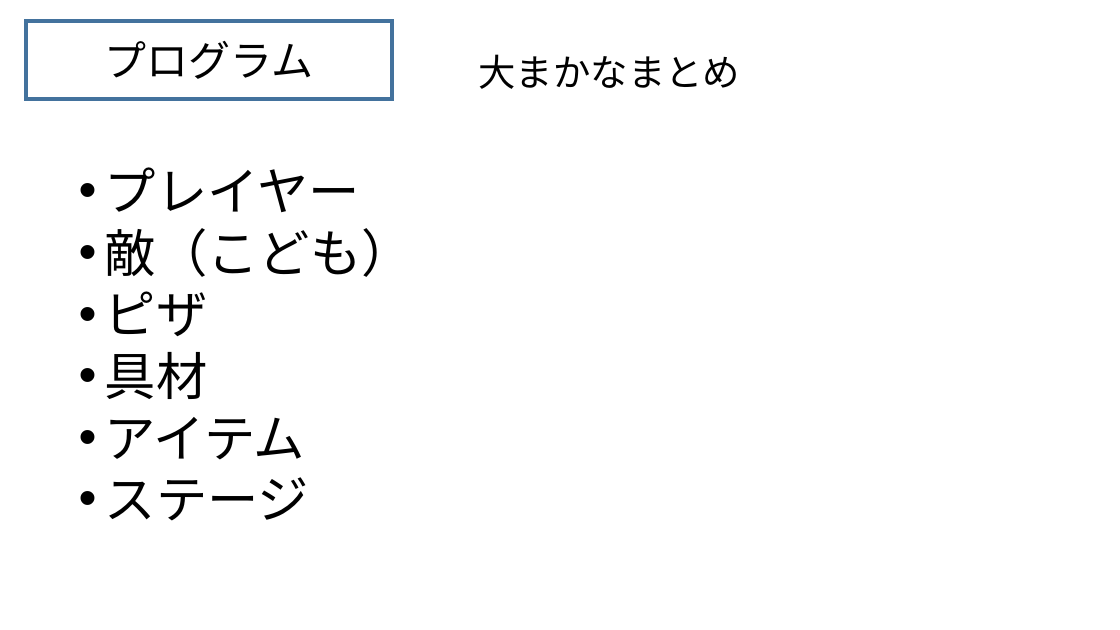
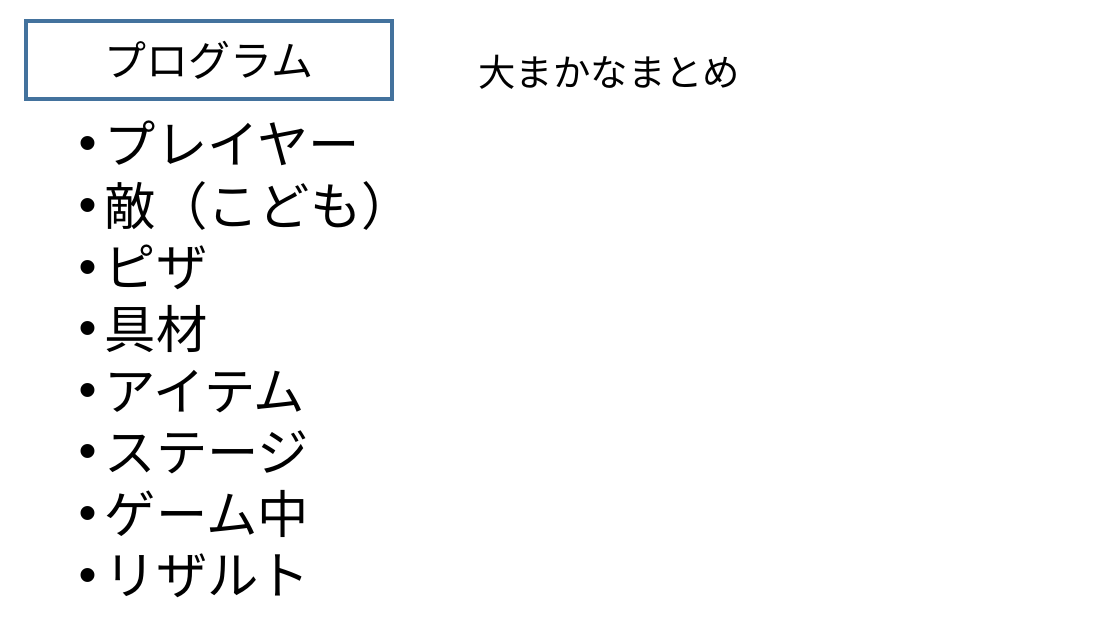
Before and after one commit to HatoriTaichi/mini_game, a slide deck: slide 22 of 仕様書/仕様書.pptx (slide 23 before the commit). Drawn at 1120x630 pixels with LibreOffice and Linux fonts; fonts in the diff are those of the drawing. Boxes give left, top, right and bottom in pixels: in the first picture for what was removed or moved away, otherwise in the second. Text is boxed around its words. In the diff, an @@ line names an element or a change of style, - is before the commit and + after.

```diff
--- a/仕様書/仕様書.pptx
+++ b/仕様書/仕様書.pptx
@@ text "プレイヤー" moved from (x1=105, y1=167, x2=413, y2=521) to (x1=105, y1=120, x2=413, y2=597) @@
@@ text at (x1=105, y1=490, x2=310, y2=597): paragraphs added @@
+• ゲーム中
+• リザルト
```
Also in this commit, not shown: 7 other slides changed, 6 slides added, 1 slide removed, 1 other file.
